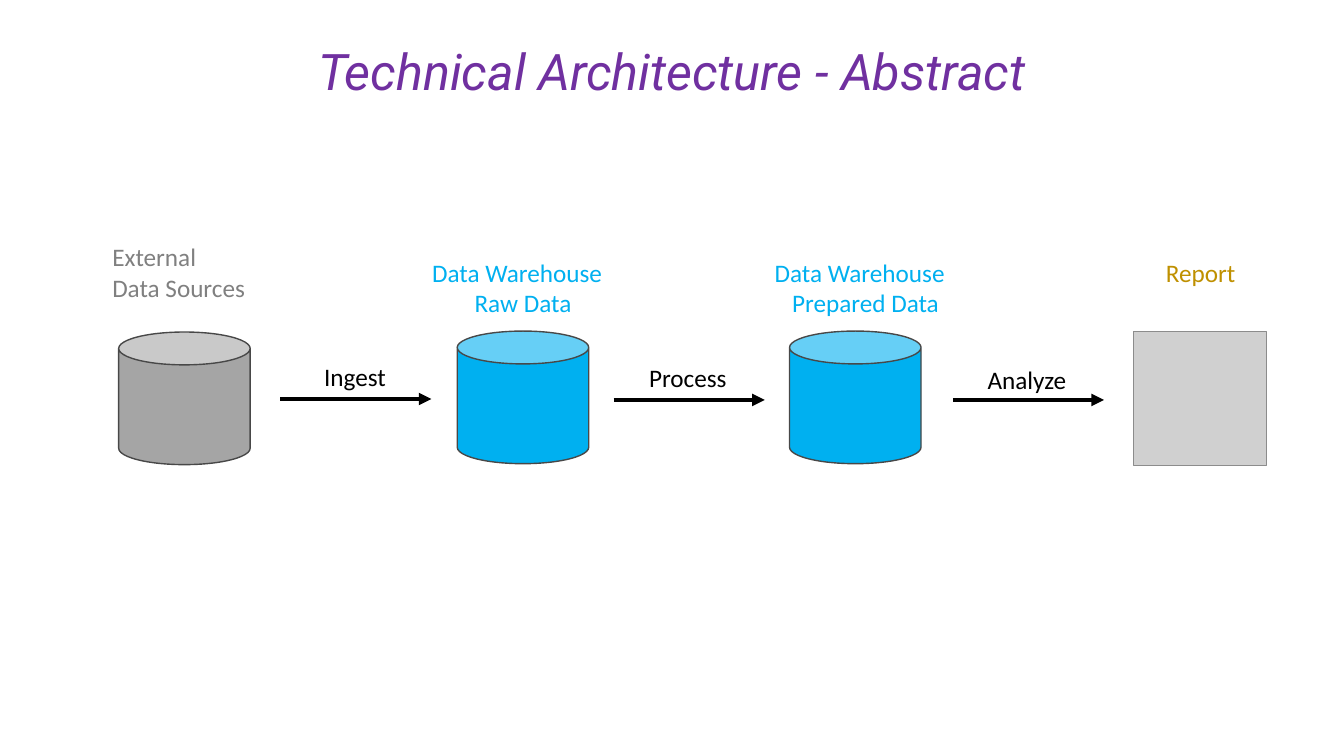
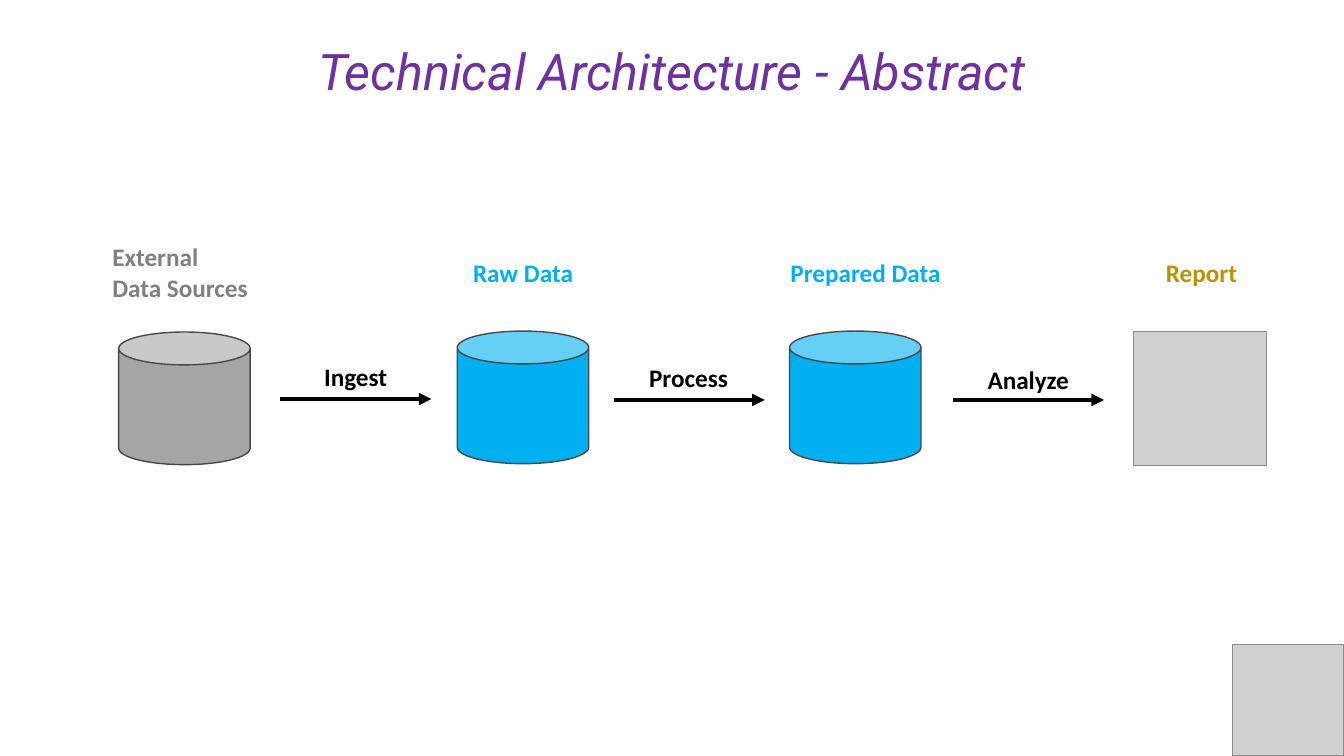
Before and after one commit to cesaramehri/Firn_CaseStudyTest, a slide deck: slide 5 of Case Study - Presentation.pptx. Drawn at 1344x756 pixels with LibreOffice and Linux fonts; fonts in the diff are those of the drawing; grey boxes stand for pictures. Boxes give left, top, right and bottom in pixels: in the first picture for what was removed or moved away, otherwise in the second. Text is boxed around its words. In the diff, an @@ line names an element or a change of style, - is before the commit and + after.

```diff
--- a/Case Study - Presentation.pptx
+++ b/Case Study - Presentation.pptx
@@ text at (x1=432, y1=264, x2=602, y2=283): paragraph removed @@
-Data Warehouse
@@ bold on in 7 elements at (x1=324, y1=369, x2=387, y2=391), (x1=112, y1=248, x2=248, y2=297), (x1=649, y1=370, x2=728, y2=388), (x1=988, y1=371, x2=1069, y2=393), (x1=1166, y1=265, x2=1237, y2=286), (x1=473, y1=265, x2=573, y2=283), (x1=790, y1=264, x2=941, y2=286) @@
@@ text at (x1=775, y1=264, x2=945, y2=283): paragraph removed @@
-Data Warehouse
@@ picture added at (x1=1233, y1=645, x2=1344, y2=756) @@
```
Also in this commit, not shown: 8 other slides changed, 7 slides added, 5 other files.
